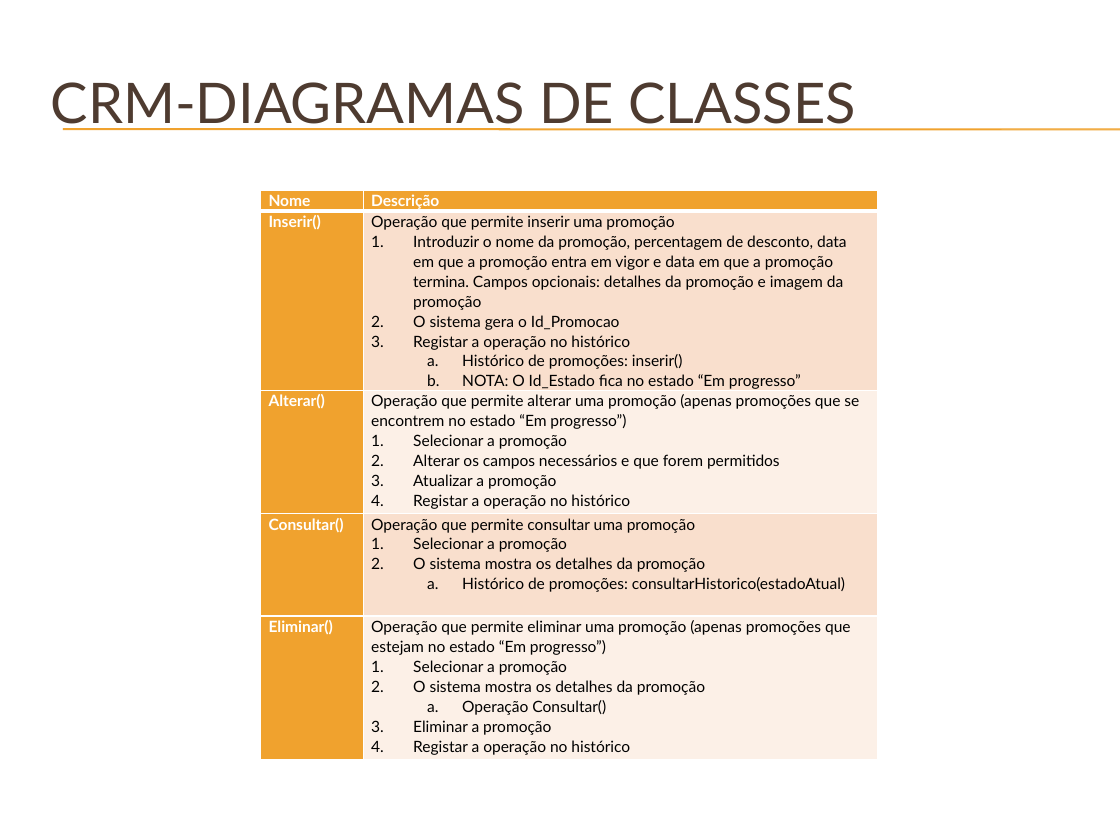
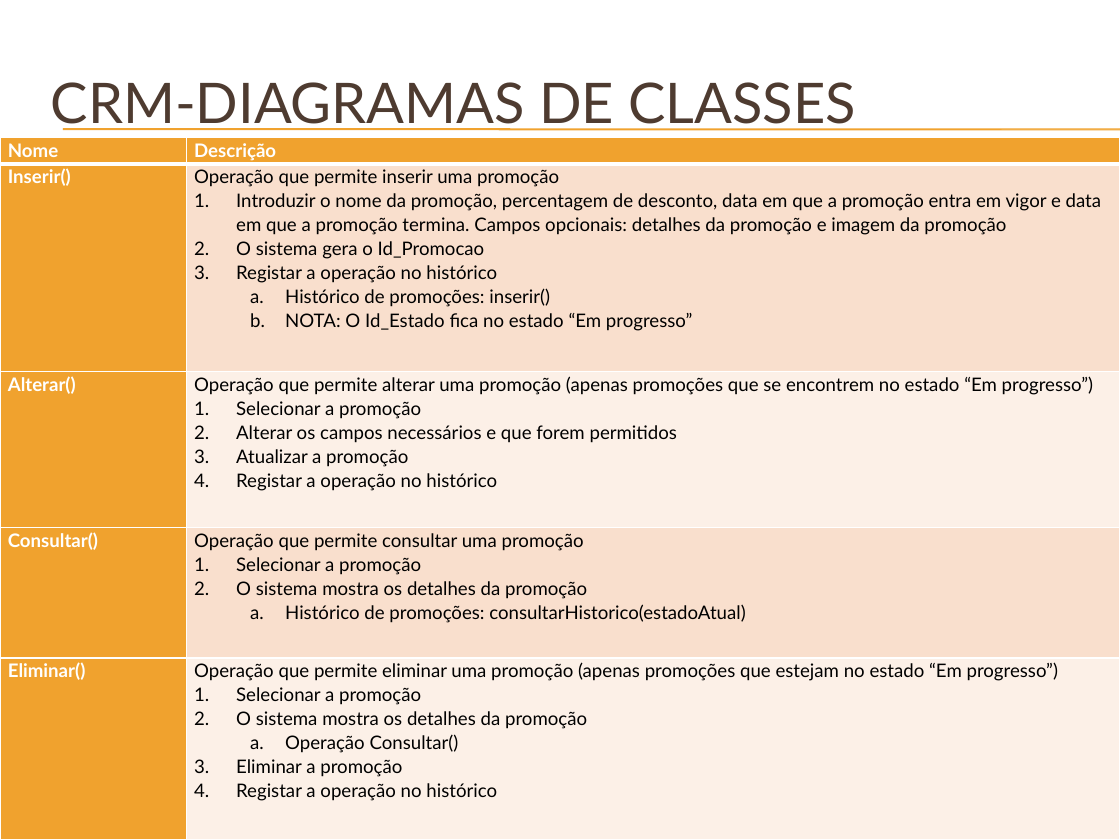
Before and after one commit to Vascomfortuna/Eng-Soft-2, a slide deck: slide 22 of Customer relationship manager.pptx. Drawn at 1120x840 pixels with LibreOffice and Linux fonts; fonts in the diff are those of the drawing; background and template pictures are left out. Boxes give left, top, right and bottom in pixels: in the first picture for what was removed or moved away, otherwise in the second. Text is boxed around its words. In the diff, an @@ line names an element or a change of style, - is before the commit and + after.

```diff
--- a/Customer relationship manager.pptx
+++ b/Customer relationship manager.pptx
@@ table at (x1=0, y1=138, x2=1120, y2=840) @@
@@ size 10 to 12 pt @@
@@ table resized from (x1=261, y1=190, x2=879, y2=759) to (x1=0, y1=138, x2=1120, y2=840) @@
```
Also in this commit, not shown: 5 other slides changed, 1 slide added, 2 other files.
